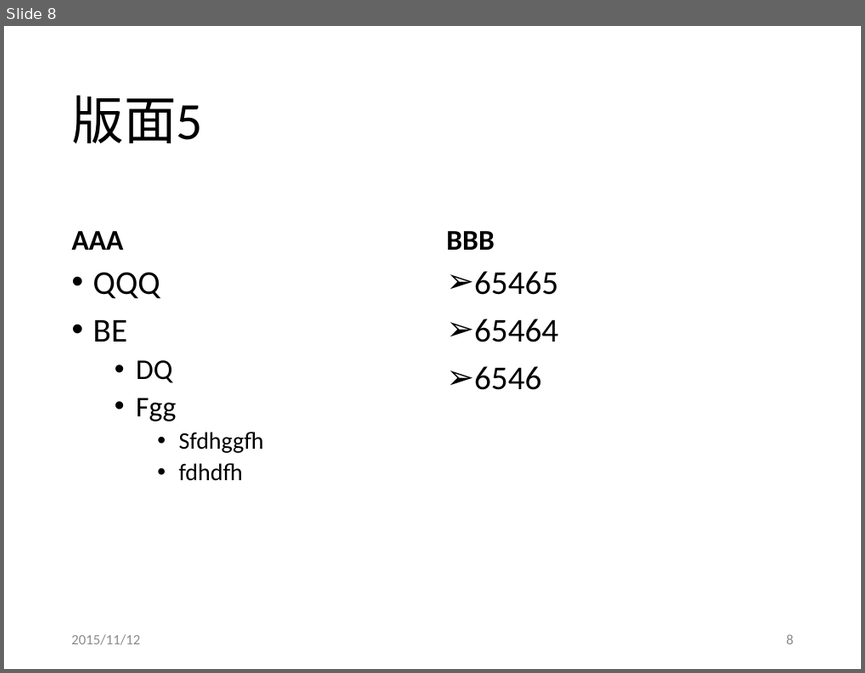
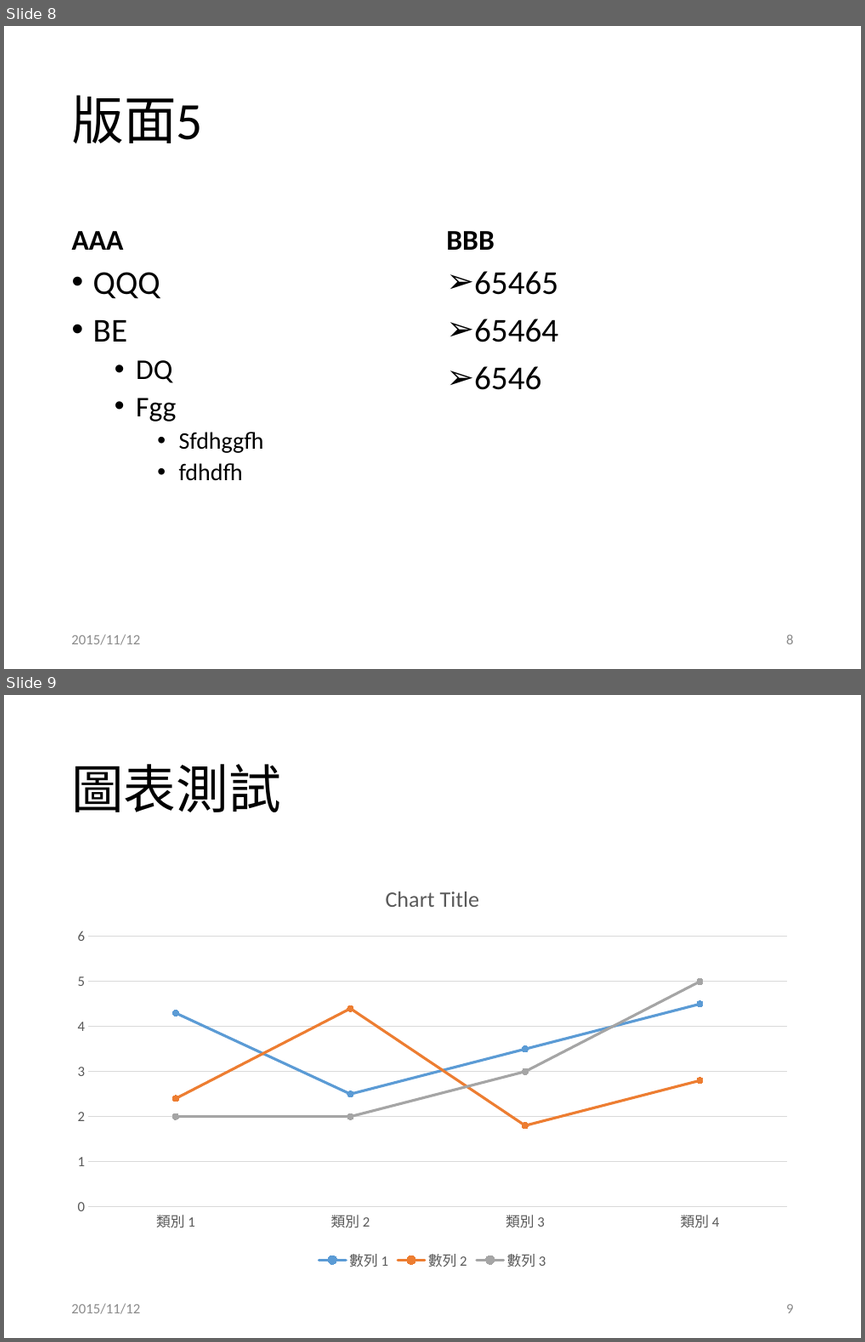
Before and after one commit to g21589/PPTX2HTML, a slide deck: files/test.pptx. Shown one above the other, each under a label of ours: slide 8 before the commit, slides 8 and 9 after it. The pictures are 865x673 and 865x1342 pixels, drawn with LibreOffice and Linux fonts; fonts in the diff are those of the drawing. Boxes give left, top, right and bottom in pixels: in the first picture for what was removed or moved away, otherwise in the second. Text is boxed around its words. In the diff, an @@ line names an element or a change of style, - is before the commit and + after.

```diff
--- a/files/test.pptx
+++ b/files/test.pptx
@@ slide 9 added at <box>4,695,861,1338</box>, background #FFFFFF @@
@@ title added at <box>71,764,280,812</box>, 44 pt, text #000000 @@
+圖表測試
@@ line chart added at <box>64,867,801,1274</box> @@
+categories: 類別 1, 類別 2, 類別 3, 類別 4
+數列 1: 4.3, 2.5, 3.5, 4.5
+數列 2: 2.4, 4.4, 1.8, 2.8
+數列 3: 2, 2, 3, 5
@@ text added at <box>71,1303,140,1314</box>, 12 pt, text #8C8C8C @@
+2015/11/12
@@ page number added at <box>786,1304,793,1313</box>, 12 pt, text #8C8C8C @@
+9
```
Also in this commit, not shown: 1 slide changed, 17 other files.
